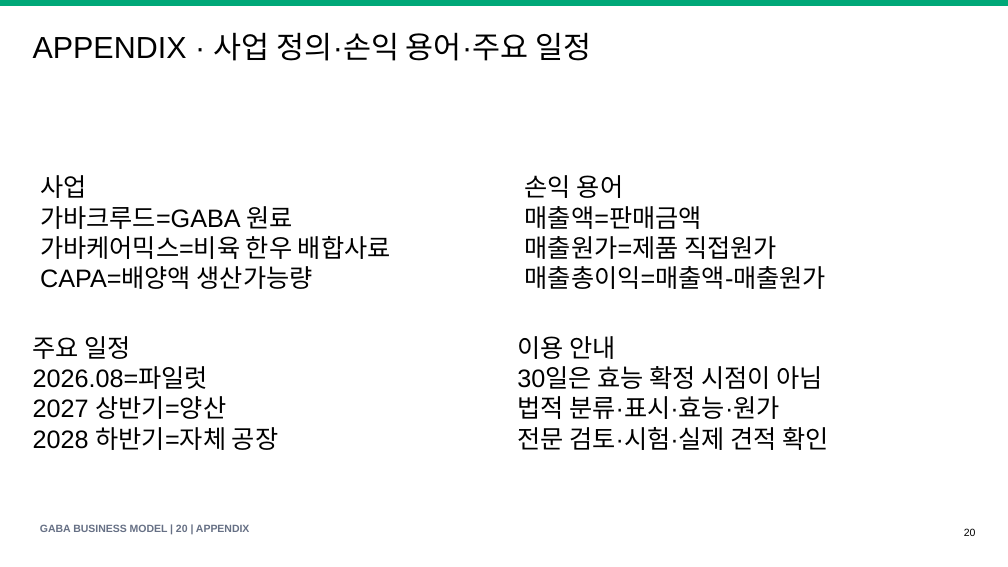
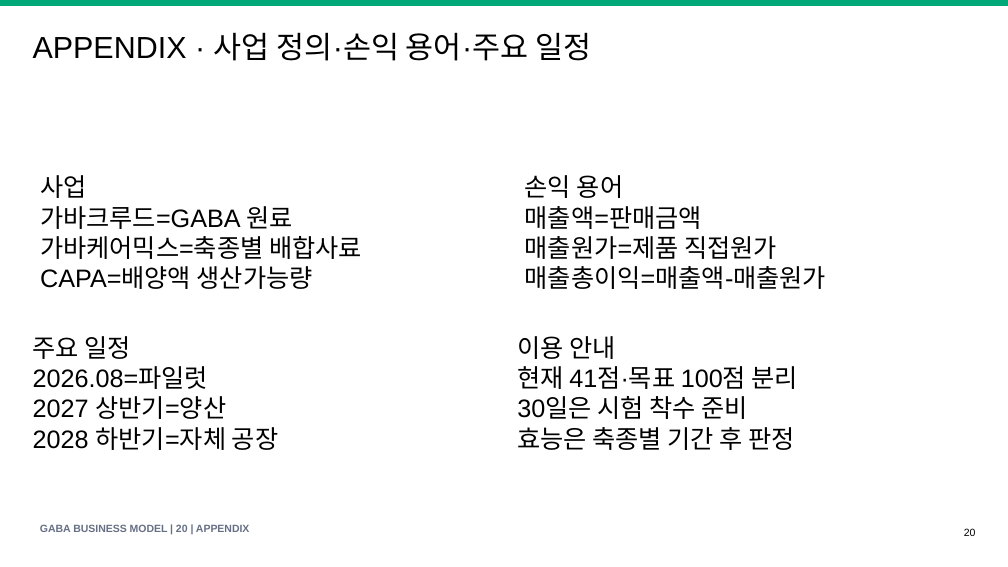
Before and after one commit to KRAdavid/gaba-feed-business-index, a slide deck: slide 20 of GABA_Feed_Business_Model_Speech_Deck_v1.pptx. Drawn at 1008x567 pixels with LibreOffice and Linux fonts; fonts in the diff are those of the drawing. Boxes give left, top, right and bottom in pixels: in the first picture for what was removed or moved away, otherwise in the second. Text is boxed around its words. In the diff, an @@ line names an element or a change of style, - is before the commit and + after.

```diff
--- a/GABA_Feed_Business_Model_Speech_Deck_v1.pptx
+++ b/GABA_Feed_Business_Model_Speech_Deck_v1.pptx
@@ text at [40, 236, 362, 259]: text changed @@
-가바케어믹스=비육 한우 배합사료
+가바케어믹스=축종별 배합사료
@@ text at [517, 366, 798, 450]: text changed @@
-30일은 효능 확정 시점이 아님
-법적 분류·표시·효능·원가
-전문 검토·시험·실제 견적 확인
+현재 41점·목표 100점 분리
+30일은 시험 착수 준비
+효능은 축종별 기간 후 판정
```
Also in this commit, not shown: 7 other slides changed, 17 other files.
